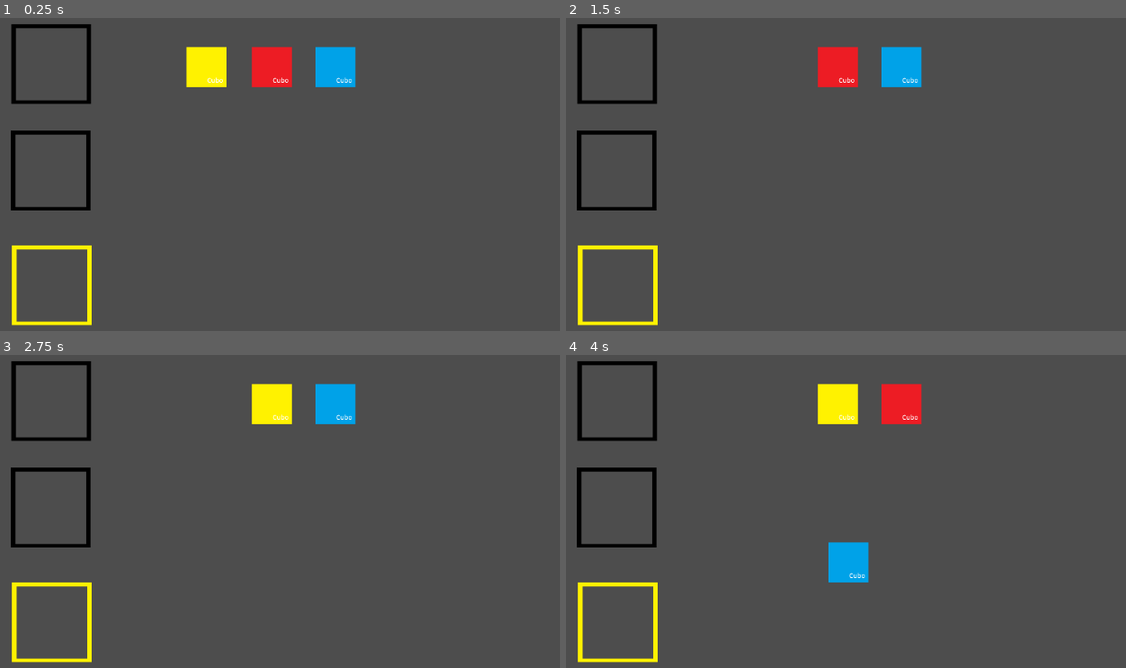
Above: before the commit, frames 1-4 (two rows, left to right).
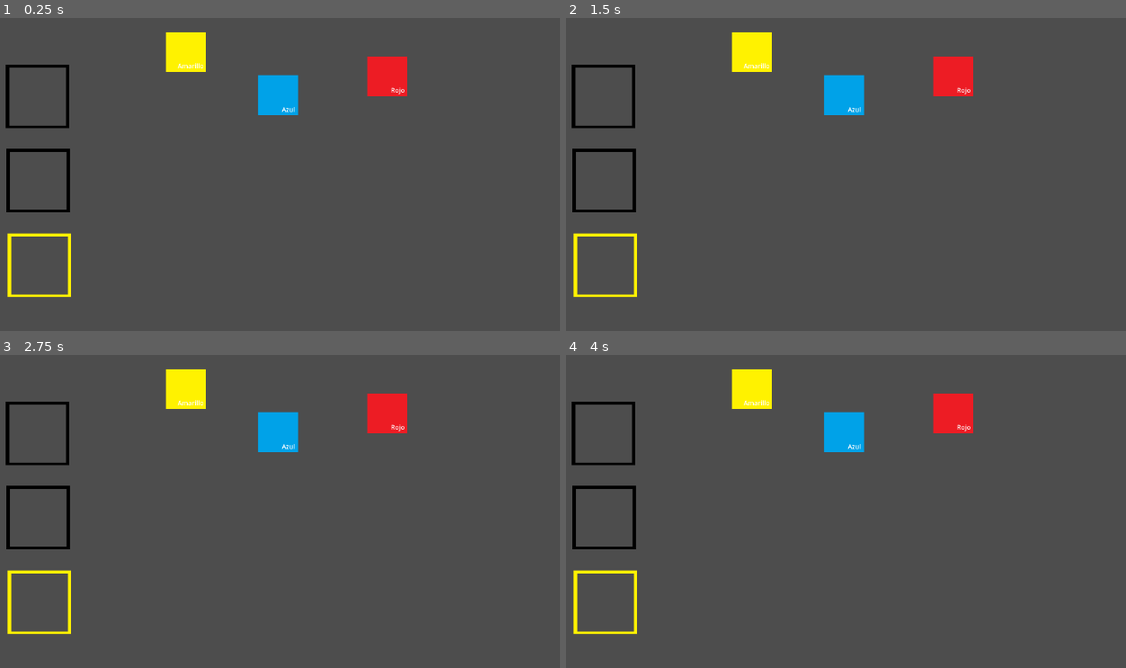
Above: after the commit, the same moments.

Repository: Couselin/CoruJam_RadiacionAlpha
Game: Godot game, scene res://00_scenes/mainScene.tscn
Two runs of this game, one before a commit and one after it. Both use one fixed random seed, a clock stepped at 60 frames per second and the inputs below. Before the commit the project has no main scene; this scene is started directly in both runs.
Inputs (mouse positions are in pixels of both pictures, inside the frame that each line leads up to):
- Up to frame 1 (0.25 s): no input
- Up to frame 2 (1.5 s): tap Enter at 0.5 s; move the mouse to (773, 68) at 0.52 s; press the mouse at (773, 68) at 0.53 s; tap Space at 1.25 s; move the mouse to (840, 68) at 1.27 s; release the mouse at (840, 68) at 1.28 s; click (840, 68) at 1.35 s
- Up to frame 3 (2.75 s): tap Enter at 2 s; move the mouse to (336, 405) at 2.02 s; press the mouse at (336, 405) at 2.03 s
- Up to frame 4 (4 s): tap Space at 2.75 s; move the mouse to (846, 561) at 2.77 s; release the mouse at (846, 561) at 2.78 s; click (846, 561) at 2.85 s; tap Enter at 3.5 s; move the mouse to (1098, 542) at 3.52 s; press the mouse at (1098, 542) at 3.53 s

The runs differ from the first frame. In frame 1, 8.5% of the frame differs, in the area x 0-73%, y 2-99%; in frame 2, 8.1%; in frame 3, 8.1%; in frame 4, 9.0%.

Commit message:
todo lo que hice esta tarde en la corujam jeje

Diff:
--- a/00_scenes/mainScene.tscn
+++ b/00_scenes/mainScene.tscn
@@ -1,11 +1,10 @@
 [gd_scene format=3 uid="uid://g38b6kn20ffu"]
 
 [ext_resource type="Script" uid="uid://dbo7shk3umdpt" path="res://00_scenes/main_scene.gd" id="1_7rbd1"]
-[ext_resource type="Texture2D" uid="uid://b8v8mjay1hkij" path="res://01_assets/00_items/sprites/paceholders/amarillo.png" id="1_26b2s"]
-[ext_resource type="Texture2D" uid="uid://hnhhtkccqo4j" path="res://01_assets/00_items/sprites/paceholders/azul.png" id="2_7rbd1"]
 [ext_resource type="PackedScene" uid="uid://dn433y78jmcw7" path="res://01_assets/01_ui/BasicSlot.tscn" id="2_t6w3n"]
-[ext_resource type="PackedScene" uid="uid://bvltfdm3txtlc" path="res://01_assets/00_items/BaseItem.tscn" id="3_5ep5v"]
-[ext_resource type="Texture2D" uid="uid://jd3nbfykoftj" path="res://01_assets/00_items/sprites/paceholders/rojo.png" id="3_b7ysp"]
+[ext_resource type="PackedScene" uid="uid://d2masijdykeuq" path="res://01_assets/00_items/itemsPrueba/itemAmarillo.tscn" id="4_b7ysp"]
+[ext_resource type="PackedScene" uid="uid://cpk1gg770cr2c" path="res://01_assets/00_items/itemsPrueba/itemAzul.tscn" id="5_t6w3n"]
+[ext_resource type="PackedScene" uid="uid://cawo6ubjilmhu" path="res://01_assets/00_items/itemsPrueba/itemRojo.tscn" id="6_mpmdo"]
 [ext_resource type="PackedScene" uid="uid://dndcwbgn0q87a" path="res://01_assets/01_ui/FinalProductSlot.tscn" id="7_mpmdo"]
 
 [node name="Node2D" type="Node2D" unique_id=815484022]
@@ -15,22 +14,25 @@
 anchor_mode = 0
 
 [node name="Slot01" parent="." unique_id=1568521583 instance=ExtResource("2_t6w3n")]
-position = Vector2(147, 195)
+position = Vector2(125, 247)
 
 [node name="Slot02" parent="." unique_id=1704264881 instance=ExtResource("2_t6w3n")]
-position = Vector2(146, 366)
+position = Vector2(126, 382)
 
-[node name="Amarillo" parent="." unique_id=984014417 instance=ExtResource("3_5ep5v")]
-position = Vector2(396, 200)
-texture = ExtResource("1_26b2s")
+[node name="ResultSlot" parent="." unique_id=2036309795 node_paths=PackedStringArray("Slot01", "Slot02", "mainScene") instance=ExtResource("7_mpmdo")]
+position = Vector2(128, 518)
+Slot01 = NodePath("../Slot01")
+Slot02 = NodePath("../Slot02")
+mainScene = NodePath("..")
 
-[node name="Rojo" parent="." unique_id=1791466818 instance=ExtResource("3_5ep5v")]
-position = Vector2(501, 200)
-texture = ExtResource("3_b7ysp")
+[node name="amarillo" parent="." unique_id=1205351558 instance=ExtResource("4_b7ysp")]
+position = Vector2(363, 176)
+ItemID = "amarillo"
 
-[node name="Azul" parent="." unique_id=1651230448 instance=ExtResource("3_5ep5v")]
-position = Vector2(603, 200)
-texture = ExtResource("2_7rbd1")
+[node name="azul" parent="." unique_id=1512355472 instance=ExtResource("5_t6w3n")]
+position = Vector2(511, 245)
+ItemID = "azul"
 
-[node name="ResultSlot" parent="." unique_id=2036309795 instance=ExtResource("7_mpmdo")]
-position = Vector2(148, 550)
+[node name="rojo" parent="." unique_id=268196808 instance=ExtResource("6_mpmdo")]
+position = Vector2(686, 215)
+ItemID = "rojo"
--- a/01_assets/00_items/BaseItem.tscn
+++ b/01_assets/00_items/BaseItem.tscn
@@ -9,10 +9,12 @@
 [sub_resource type="LabelSettings" id="LabelSettings_n24wn"]
 font_size = 41
 
-[node name="Sprite2D" type="Sprite2D" unique_id=984014417]
+[node name="Node2D" type="Node2D" unique_id=1205351558]
 scale = Vector2(0.25, 0.25)
+script = ExtResource("2_n24wn")
+
+[node name="Sprite2D" type="Sprite2D" parent="." unique_id=1523409278]
 texture = ExtResource("1_0w65g")
-script = ExtResource("2_n24wn")
 
 [node name="Area2D" type="Area2D" parent="." unique_id=498225321]
 
--- a/01_assets/00_items/base_item.gd
+++ b/01_assets/00_items/base_item.gd
@@ -1,7 +1,10 @@
-extends Sprite2D
+extends Node2D
+
+class_name Item
 
 var MouseInside: bool
 var Attached: bool
+@export var ItemID: String
 
 
 # Called when the node enters the scene tree for the first time.
@@ -16,6 +19,16 @@
 	pass
 
 
+
+
+#Detecta el ratón para 'activar' el input
+func _on_area_2d_mouse_entered() -> void:
+	MouseInside = true
+	pass
+func _on_area_2d_mouse_exited() -> void:
+	MouseInside = false
+	pass
+#Evento click
 func _input(event):
 	if event.is_action_pressed("Click"):
 		if MouseInside:
@@ -24,11 +37,7 @@
 			else:
 				Attached=false
 
-func _on_area_2d_mouse_entered() -> void:
-	MouseInside = true
-	pass # Replace with function body.
 
-
-func _on_area_2d_mouse_exited() -> void:
-	MouseInside = false
-	pass # Replace with function body.
+func positionate(givenPosition):
+	global_position = givenPosition
+	pass
--- /dev/null
+++ b/01_assets/00_items/itemsPrueba/itemAmarillo.tscn
@@ -0,0 +1,16 @@
+[gd_scene format=3 uid="uid://d2masijdykeuq"]
+
+[ext_resource type="PackedScene" uid="uid://bvltfdm3txtlc" path="res://01_assets/00_items/BaseItem.tscn" id="1_dg11t"]
+[ext_resource type="Texture2D" uid="uid://b8v8mjay1hkij" path="res://01_assets/00_items/sprites/paceholders/amarillo.png" id="2_2bvdk"]
+
+[node name="Node2D" unique_id=1205351558 instance=ExtResource("1_dg11t")]
+
+[node name="Sprite2D" parent="." index="0" unique_id=1523409278]
+texture = ExtResource("2_2bvdk")
+
+[node name="Label" parent="." index="2" unique_id=1762378189]
+offset_left = -52.0
+offset_top = 60.0
+offset_right = 115.0
+offset_bottom = 117.0
+text = "Amarillo"
--- /dev/null
+++ b/01_assets/00_items/itemsPrueba/itemAzul.tscn
@@ -0,0 +1,16 @@
+[gd_scene format=3 uid="uid://cpk1gg770cr2c"]
+
+[ext_resource type="PackedScene" uid="uid://bvltfdm3txtlc" path="res://01_assets/00_items/BaseItem.tscn" id="1_k15ru"]
+[ext_resource type="Texture2D" uid="uid://hnhhtkccqo4j" path="res://01_assets/00_items/sprites/paceholders/azul.png" id="2_ii6bx"]
+
+[node name="Node2D" unique_id=1205351558 instance=ExtResource("1_k15ru")]
+
+[node name="Sprite2D" parent="." index="0" unique_id=1523409278]
+texture = ExtResource("2_ii6bx")
+
+[node name="Label" parent="." index="2" unique_id=1762378189]
+offset_left = 24.0
+offset_top = 64.0
+offset_right = 127.0
+offset_bottom = 121.0
+text = "Azul"
--- /dev/null
+++ b/01_assets/00_items/itemsPrueba/itemNaranja.tscn
@@ -0,0 +1,16 @@
+[gd_scene format=3 uid="uid://duk8jb26t4l1a"]
+
+[ext_resource type="PackedScene" uid="uid://bvltfdm3txtlc" path="res://01_assets/00_items/BaseItem.tscn" id="1_akupo"]
+[ext_resource type="Texture2D" uid="uid://bwx3uwu38qcm8" path="res://01_assets/00_items/sprites/paceholders/naranja.png" id="2_34fys"]
+
+[node name="Node2D" unique_id=1205351558 instance=ExtResource("1_akupo")]
+
+[node name="Sprite2D" parent="." index="0" unique_id=1523409278]
+texture = ExtResource("2_34fys")
+
+[node name="Label" parent="." index="2" unique_id=1762378189]
+offset_left = -44.0
+offset_top = 60.0
+offset_right = 115.0
+offset_bottom = 117.0
+text = "Naranja"
--- /dev/null
+++ b/01_assets/00_items/itemsPrueba/itemRojo.tscn
@@ -0,0 +1,16 @@
+[gd_scene format=3 uid="uid://cawo6ubjilmhu"]
+
+[ext_resource type="PackedScene" uid="uid://bvltfdm3txtlc" path="res://01_assets/00_items/BaseItem.tscn" id="1_ksem1"]
+[ext_resource type="Texture2D" uid="uid://jd3nbfykoftj" path="res://01_assets/00_items/sprites/paceholders/rojo.png" id="2_b1mrg"]
+
+[node name="Node2D" unique_id=1205351558 instance=ExtResource("1_ksem1")]
+
+[node name="Sprite2D" parent="." index="0" unique_id=1523409278]
+texture = ExtResource("2_b1mrg")
+
+[node name="Label" parent="." index="2" unique_id=1762378189]
+offset_left = 24.0
+offset_top = 60.0
+offset_right = 127.0
+offset_bottom = 117.0
+text = "Rojo"
--- a/01_assets/01_ui/BasicSlot.tscn
+++ b/01_assets/01_ui/BasicSlot.tscn
@@ -6,12 +6,20 @@
 [sub_resource type="RectangleShape2D" id="RectangleShape2D_m53e4"]
 size = Vector2(250, 250)
 
-[node name="Sprite2D" type="Sprite2D" unique_id=1568521583]
-scale = Vector2(0.5, 0.5)
+[node name="Node2D" type="Node2D" unique_id=171514903]
+scale = Vector2(0.4, 0.4)
+script = ExtResource("2_m53e4")
+
+[node name="Sprite2D" type="Sprite2D" parent="." unique_id=1759354913]
+scale = Vector2(0.99999994, 0.99999994)
 texture = ExtResource("1_heup3")
-script = ExtResource("2_m53e4")
 
 [node name="Area2D" type="Area2D" parent="." unique_id=661090203]
 
 [node name="CollisionShape2D" type="CollisionShape2D" parent="Area2D" unique_id=941588846]
 shape = SubResource("RectangleShape2D_m53e4")
+
+[connection signal="area_entered" from="Area2D" to="." method="_on_area_2d_area_entered"]
+[connection signal="area_exited" from="Area2D" to="." method="_on_area_2d_area_exited"]
+[connection signal="mouse_entered" from="Area2D" to="." method="_on_area_2d_mouse_entered"]
+[connection signal="mouse_exited" from="Area2D" to="." method="_on_area_2d_mouse_exited"]
--- a/01_assets/01_ui/FinalProductSlot.tscn
+++ b/01_assets/01_ui/FinalProductSlot.tscn
@@ -3,15 +3,10 @@
 [ext_resource type="Texture2D" uid="uid://c7rpcdo3lmk8i" path="res://01_assets/00_items/sprites/paceholders/slotResult.png" id="1_765tr"]
 [ext_resource type="Script" uid="uid://ckj20258vq33y" path="res://01_assets/01_ui/final_product_slot.gd" id="2_3wvr4"]
 
-[sub_resource type="RectangleShape2D" id="RectangleShape2D_3wvr4"]
-size = Vector2(250, 250)
-
-[node name="Sprite2D" type="Sprite2D" unique_id=2036309795]
-scale = Vector2(0.5, 0.5)
-texture = ExtResource("1_765tr")
+[node name="Node2D" type="Node2D" unique_id=905596898]
+scale = Vector2(0.4, 0.4)
 script = ExtResource("2_3wvr4")
 
-[node name="Area2D" type="Area2D" parent="." unique_id=1179518798]
-
-[node name="CollisionShape2D" type="CollisionShape2D" parent="Area2D" unique_id=1547670996]
-shape = SubResource("RectangleShape2D_3wvr4")
+[node name="Sprite2D" type="Sprite2D" parent="." unique_id=44366636]
+scale = Vector2(0.99999994, 0.99999994)
+texture = ExtResource("1_765tr")
--- a/01_assets/01_ui/basic_slot.gd
+++ b/01_assets/01_ui/basic_slot.gd
@@ -1,11 +1,50 @@
-extends Sprite2D
+extends Node2D
+
+class_name BasicSlot
+
+var MouseInside: bool
+var ItemOnArea: bool
+var ItemReference: Item
+var SlotEmpty: bool = true
+
+signal itemOnSlot
+
+# BEGIN PLAY
+func _ready() -> void:
+	pass
 
 
-# Called when the node enters the scene tree for the first time.
-func _ready() -> void:
-	pass # Replace with function body.
+# EVENT TICK
+func _process(_delta: float) -> void:
+	pass
 
 
-# Called every frame. 'delta' is the elapsed time since the previous frame.
-func _process(delta: float) -> void:
+#Detecta el ratón para 'activar' el input
+func _on_area_2d_mouse_entered() -> void:
+	MouseInside=true
 	pass
+func _on_area_2d_mouse_exited() -> void:
+	MouseInside=false
+	pass
+#Detectar el area del item si lo tienes
+func _on_area_2d_area_entered(area: Area2D) -> void:
+	if area.get_parent() is Item:
+		ItemOnArea=true
+		ItemReference=area.get_parent()
+	pass
+func _on_area_2d_area_exited(area: Area2D) -> void:
+	if area.get_parent() is Item:
+		ItemOnArea=false
+		ItemReference=null
+	pass
+#Evento click
+func _input(event):
+	if event.is_action_pressed("Click"):
+		if MouseInside:
+			if ItemOnArea:
+				if SlotEmpty:
+					ItemReference.positionate(global_position)
+					SlotEmpty=false
+					emit_signal("itemOnSlot")
+				else:
+					SlotEmpty = true
--- a/01_assets/01_ui/final_product_slot.gd
+++ b/01_assets/01_ui/final_product_slot.gd
@@ -1,11 +1,31 @@
-extends Sprite2D
+extends Node2D
 
+class_name ResultSlot
 
-# Called when the node enters the scene tree for the first time.
+@export var Slot01: BasicSlot
+@export var Slot02: BasicSlot
+@export var result: Item
+@export var mainScene: Node2D
+
+# BEGIN PLAY
 func _ready() -> void:
+	Slot01.itemOnSlot.connect(checkForCombine)
+	Slot02.itemOnSlot.connect(checkForCombine)
 	pass # Replace with function body.
 
 
-# Called every frame. 'delta' is the elapsed time since the previous frame.
-func _process(delta: float) -> void:
+# EVENT TICK
+func _process(_delta: float) -> void:
 	pass
+
+func checkForCombine():
+	if Slot01.SlotEmpty==true or Slot02.SlotEmpty==true:
+		print("not checked")
+		pass
+	else:
+		print("checking")
+		if (Slot01.ItemReference.ItemID == "amarillo" and Slot02.ItemReference.ItemID == "rojo")or(Slot01.ItemReference.ItemID == "rojo" and Slot02.ItemReference.ItemID == "amarillo"):
+			print("naranja")
+			result= preload("res://01_assets/00_items/itemsPrueba/itemNaranja.tscn").instantiate()
+			mainScene.add_child(result)
+			result.global_position = global_position
--- a/project.godot
+++ b/project.godot
@@ -11,6 +11,7 @@
 [application]
 
 config/name="JAM_Alpha"
+run/main_scene="uid://g38b6kn20ffu"
 config/features=PackedStringArray("4.6", "GL Compatibility")
 config/icon="res://icon.svg"
 
Binary file added: 01_assets/00_items/sprites/paceholders/dardo.jpeg
Not shown, added: 01_assets/00_items/sprites/paceholders/dardo.jpeg.import
